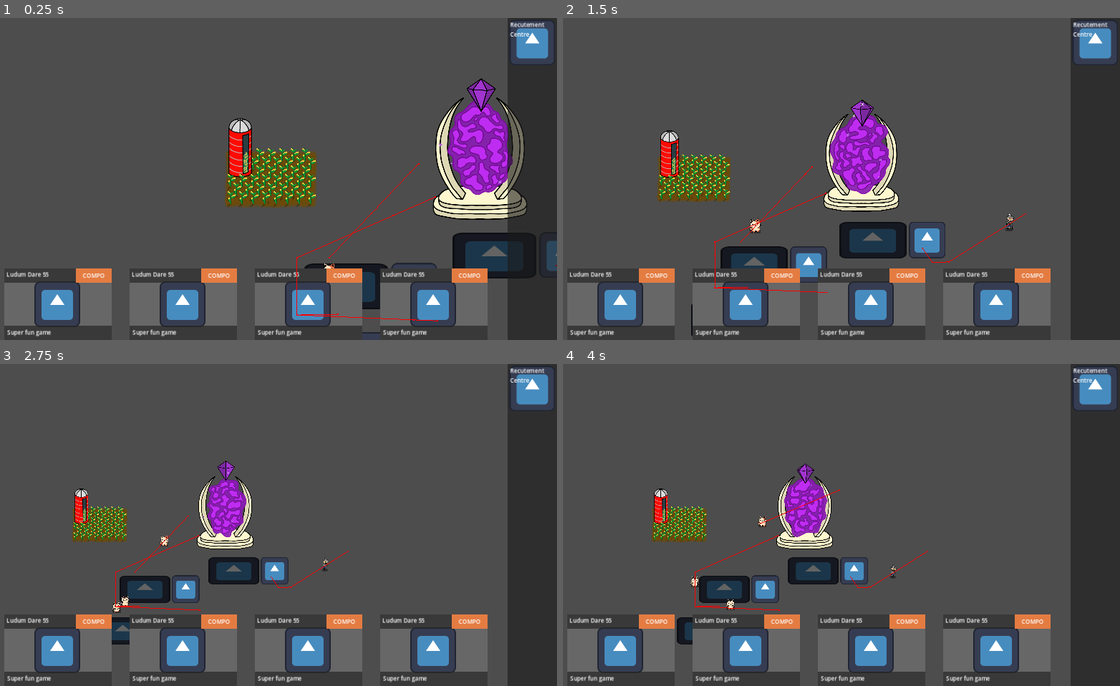
Above: before the commit, frames 1-4 (two rows, left to right).
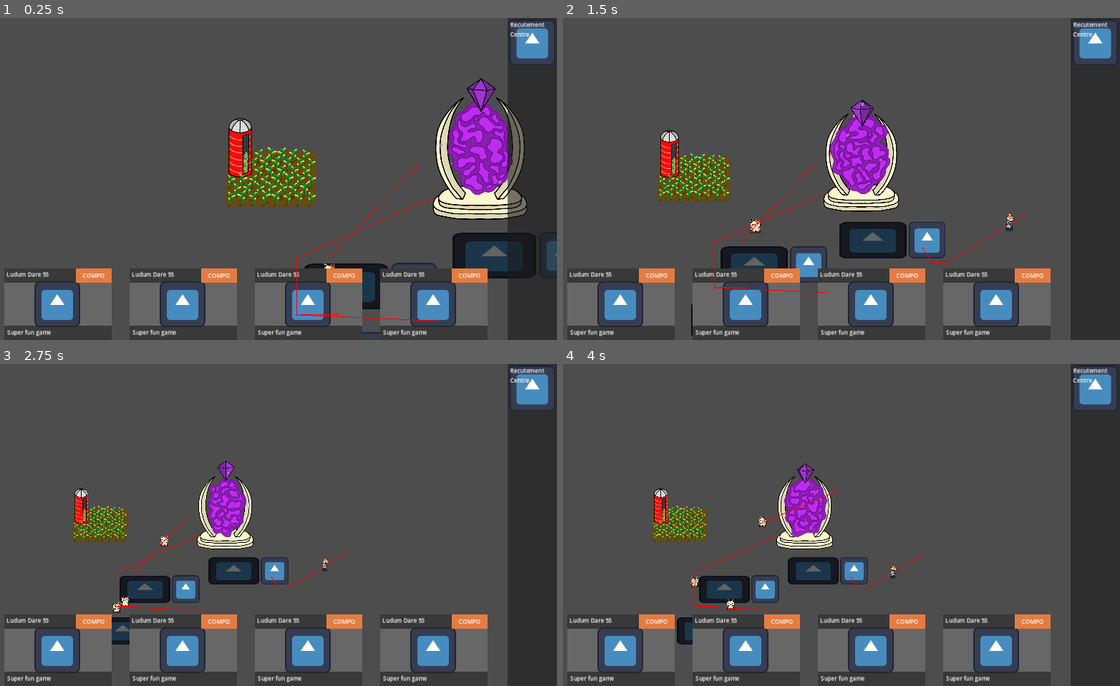
Above: after the commit, the same moments.

Repository: CiaranWoodward/LD55
Game: Godot game, scene res://Map/GameMap.tscn
Same seed, same stepped clock (60 frames per second), same inputs: the game is played once before the commit and once after it. The engine's default icon, where the game draws it, is replaced by a stand-in: a white triangle on a blue panel in a dark square.
Inputs (mouse positions are in pixels of both pictures, inside the frame that each line leads up to):
- Up to frame 1 (0.25 s): no input
- Up to frame 2 (1.5 s): move the mouse to (958, 162) at 0.52 s; hold Right (ui_right) 0.53-1.25 s; hold Mouse wheel down (zoom_in) 0.53-1.25 s; click (958, 162) at 0.67 s; drag from (718, 195) to (796, 265) at 1.27 s
- Up to frame 3 (2.75 s): move the mouse to (328, 454) at 2.02 s; hold Right (ui_right) from 2.03 s (still down); hold Mouse wheel down (zoom_in) from 2.03 s (still down)
- Up to frame 4 (4 s): release Right (ui_right) at 2.75 s; release Mouse wheel down (zoom_in) at 2.75 s; drag from (802, 589) to (785, 512) at 2.77 s; move the mouse to (1003, 573) at 3.52 s; hold Left (ui_left) from 3.53 s (still down); hold Mouse wheel down (zoom_in) from 3.53 s (still down)

The runs differ from the first frame. In frame 1, 1.0% of the frame differs, in the area x 40-57%, y 40-58%; in frame 2, 0.7%; in frame 3, 0.4%; in frame 4, 0.4%.

Commit message:
Add Mai-Lan requested changes

Diff:
--- /dev/null
+++ b/Buildings/CornStalk.gd
@@ -0,0 +1,12 @@
+extends Node2D
+
+# Called when the node enters the scene tree for the first time.
+func _ready():
+	$Sway.speed_scale = randf_range(0.4, 0.6)
+	if randi_range(0, 1) == 1:
+		$Corn.scale.x = -1
+	$Corn.scale *= randf_range(0.9, 1.1)
+
+# Called every frame. 'delta' is the elapsed time since the previous frame.
+func _process(delta):
+	pass
--- a/Buildings/CornStalk.tscn
+++ b/Buildings/CornStalk.tscn
@@ -1,5 +1,6 @@
-[gd_scene load_steps=6 format=3 uid="uid://dtejwydluj4u0"]
+[gd_scene load_steps=7 format=3 uid="uid://dtejwydluj4u0"]
 
+[ext_resource type="Script" path="res://Buildings/CornStalk.gd" id="1_f0r3l"]
 [ext_resource type="Texture2D" uid="uid://chb6e5j7ffuo2" path="res://Graphics/Buildings/CornField/CornShadow0000.png" id="1_lbyfu"]
 [ext_resource type="Texture2D" uid="uid://c48pv8ca7o3bm" path="res://Graphics/Buildings/CornField/Corn0000.png" id="2_ruwi4"]
 
@@ -43,6 +44,7 @@
 
 [node name="CornStalk" type="Node2D"]
 position = Vector2(0, -27)
+script = ExtResource("1_f0r3l")
 
 [node name="Shadow" type="Sprite2D" parent="."]
 position = Vector2(0, 27)
--- a/Buildings/Portal.gd
+++ b/Buildings/Portal.gd
@@ -22,8 +22,10 @@
 	var spawn
 	if character is Granny:
 		spawn = load("res://Characters/Witch.tscn").instantiate()
+		spawn.hair_colors = [character.get_node("Graphic/Character/Hair").self_modulate]
 	elif character is Sheep:
 		spawn = load("res://Characters/Demon.tscn").instantiate()
+		spawn.horn_colors = [character.get_node("Graphic/Character/Horns").self_modulate]
 	else:
 		return
 	Global.game_map.add_character(spawn)
--- a/Characters/Demon.gd
+++ b/Characters/Demon.gd
@@ -1,9 +1,19 @@
 class_name Demon
 extends BaseCharacter
+
+@export var skin_colors: Array[Color] = [Color.BISQUE]
+@export var hair_colors: Array[Color] = [Color.CORAL]
+@export var horn_colors: Array[Color] = [Color.SKY_BLUE]
 
 # Called when the node enters the scene tree for the first time.
 func _ready():
 	super._ready()
+	_restyle()
+
+func _restyle():
+	$Graphic/Character/Skin.self_modulate = skin_colors.pick_random()
+	$Graphic/Character/Fur.self_modulate = hair_colors.pick_random()
+	$Graphic/Character/Horns.self_modulate = horn_colors.pick_random()
 
 # Called every frame. 'delta' is the elapsed time since the previous frame.
 func _physics_process(delta):
--- a/Characters/Granny.gd
+++ b/Characters/Granny.gd
@@ -1,9 +1,23 @@
 class_name Granny
 extends BaseCharacter
+
+@export var skin_colors: Array[Color] = [Color.BISQUE]
+@export var hair_colors: Array[Color] = [Color.CORAL]
+@export var skirt_colors: Array[Color] = [Color.SKY_BLUE]
+@export var cardi_colors: Array[Color] = [Color.SKY_BLUE]
+@export var top_colors: Array[Color] = [Color.SKY_BLUE]
 
 # Called when the node enters the scene tree for the first time.
 func _ready():
 	super._ready()
+	_restyle()
+
+func _restyle():
+	$Graphic/Character/Skin.self_modulate = skin_colors.pick_random()
+	$Graphic/Character/Hair.self_modulate = hair_colors.pick_random()
+	$Graphic/Character/Skirt.self_modulate = skirt_colors.pick_random()
+	$Graphic/Character/Cardi.self_modulate = cardi_colors.pick_random()
+	$Graphic/Character/Top.self_modulate = top_colors.pick_random()
 
 # Called every frame. 'delta' is the elapsed time since the previous frame.
 func _physics_process(delta):
--- a/Characters/Sheep.gd
+++ b/Characters/Sheep.gd
@@ -1,9 +1,23 @@
 class_name Sheep
 extends BaseCharacter
+
+@export var skin_colors: Array[Color] = [Color.BISQUE]
+@export var wool_colors: Array[Color] = [Color.CORAL]
+@export var eye_colors: Array[Color] = [Color.SKY_BLUE]
 
 # Called when the node enters the scene tree for the first time.
 func _ready():
 	super._ready()
+	_restyle()
+
+func _restyle():
+	var c = skin_colors.pick_random()
+	$Graphic/Character/Skin.self_modulate = c
+	c = wool_colors.pick_random()
+	$Graphic/Character/Wool.self_modulate = c
+	c = eye_colors.pick_random()
+	$Graphic/Character/Eyes.self_modulate = c
+	$Graphic/Character/Shocc.self_modulate = c
 
 # Called every frame. 'delta' is the elapsed time since the previous frame.
 func _physics_process(delta):
--- a/Characters/Sheep.tscn
+++ b/Characters/Sheep.tscn
@@ -149,7 +149,6 @@
 
 [node name="Eyes" type="Sprite2D" parent="Graphic/Character"]
 self_modulate = Color(0.466667, 1, 1, 1)
-scale = Vector2(1, 1)
 texture = ExtResource("5_hyjtx")
 offset = Vector2(-6.88299, -1.51863)
 
--- a/Characters/Witch.gd
+++ b/Characters/Witch.gd
@@ -1,9 +1,21 @@
 class_name Witch
 extends BaseCharacter
+
+@export var skin_colors: Array[Color] = [Color.BISQUE]
+@export var hair_colors: Array[Color] = [Color.CORAL]
+@export var clothes_colors: Array[Color] = [Color.SKY_BLUE]
 
 # Called when the node enters the scene tree for the first time.
 func _ready():
 	super._ready()
+	_restyle()
+
+func _restyle():
+	$Graphic/Character/Skin.self_modulate = skin_colors.pick_random()
+	$Graphic/Character/Hair.self_modulate = hair_colors.pick_random()
+	var c = clothes_colors.pick_random()
+	$Graphic/Character/Hat.self_modulate = c
+	$Graphic/Character/Dress.self_modulate = c
 
 # Called every frame. 'delta' is the elapsed time since the previous frame.
 func _physics_process(delta):
